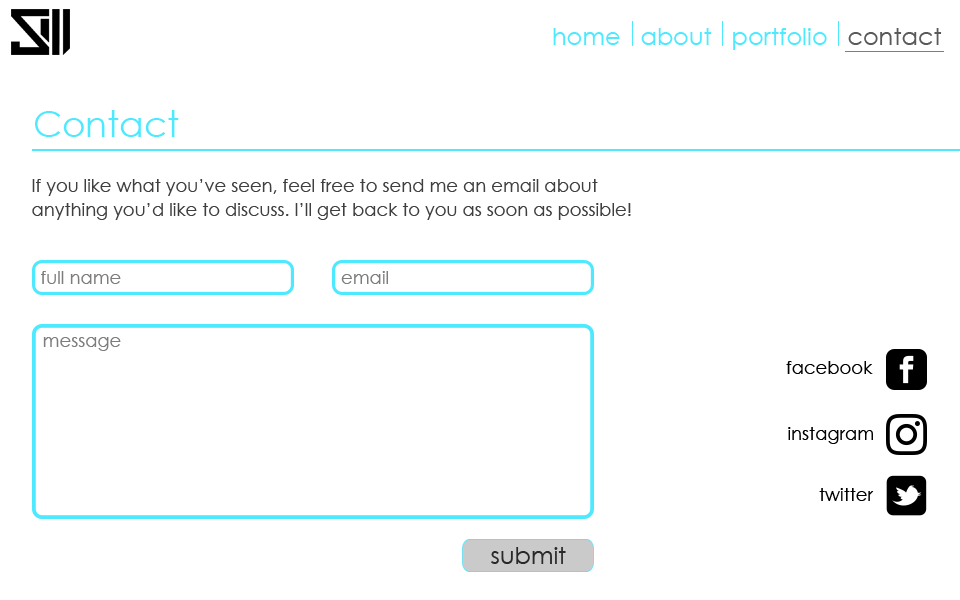
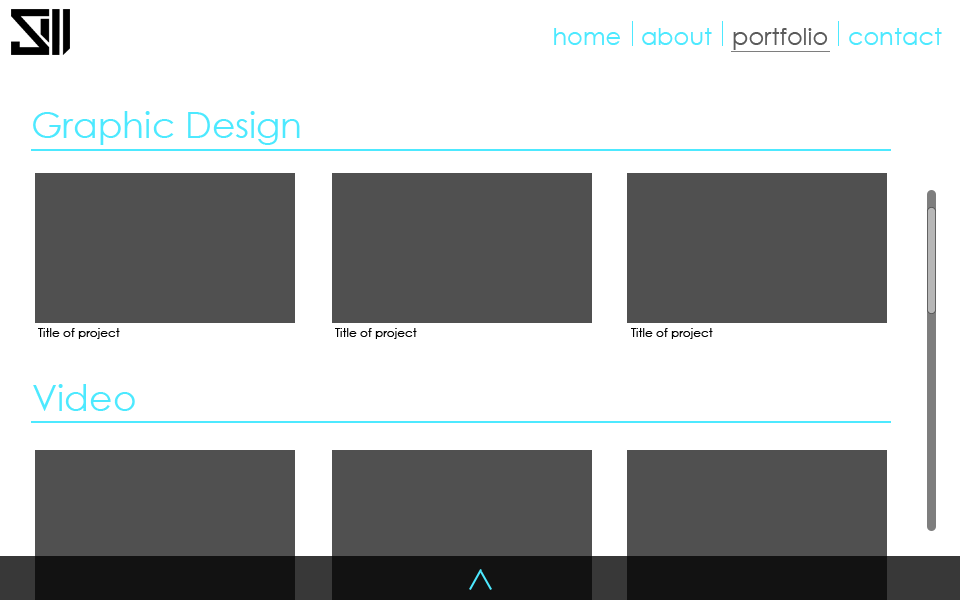
Revision of a layered 960x600 image; what changed, layer by layer:
showed group "portfolio" (31 layers) over [0, 28, 960, 600]
hid group "contact" (1st of 2) (29 layers) over [0, 28, 960, 600]
hid group "wireframes" (5 layers) over [0, 28, 960, 600]
